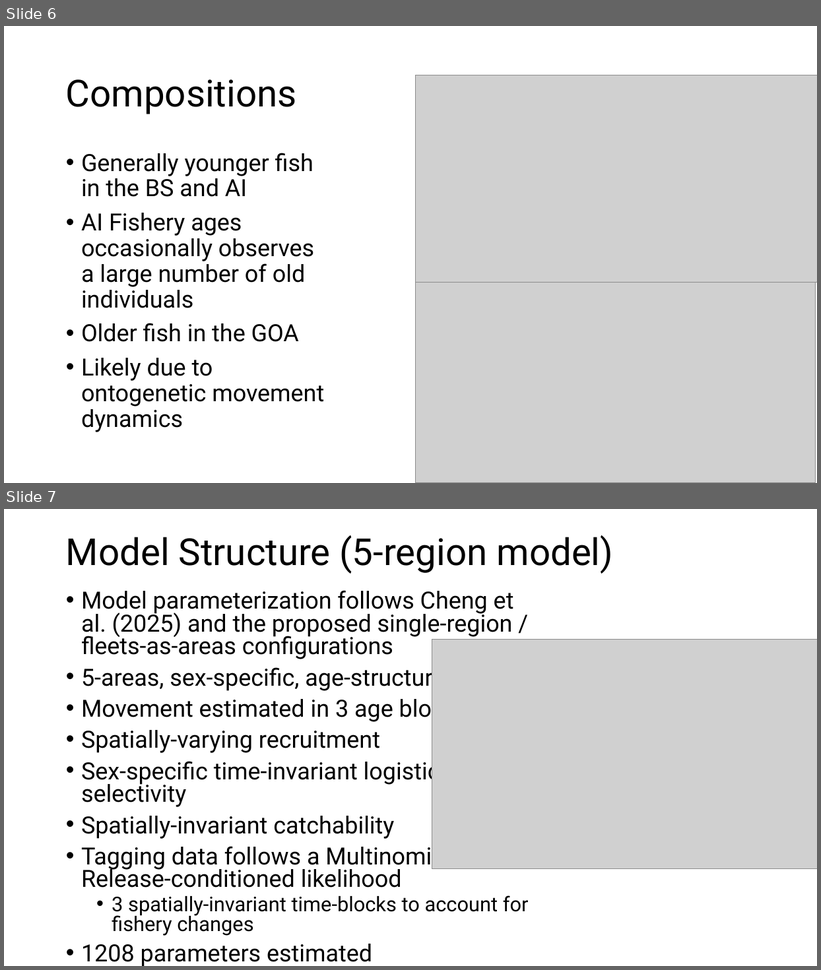
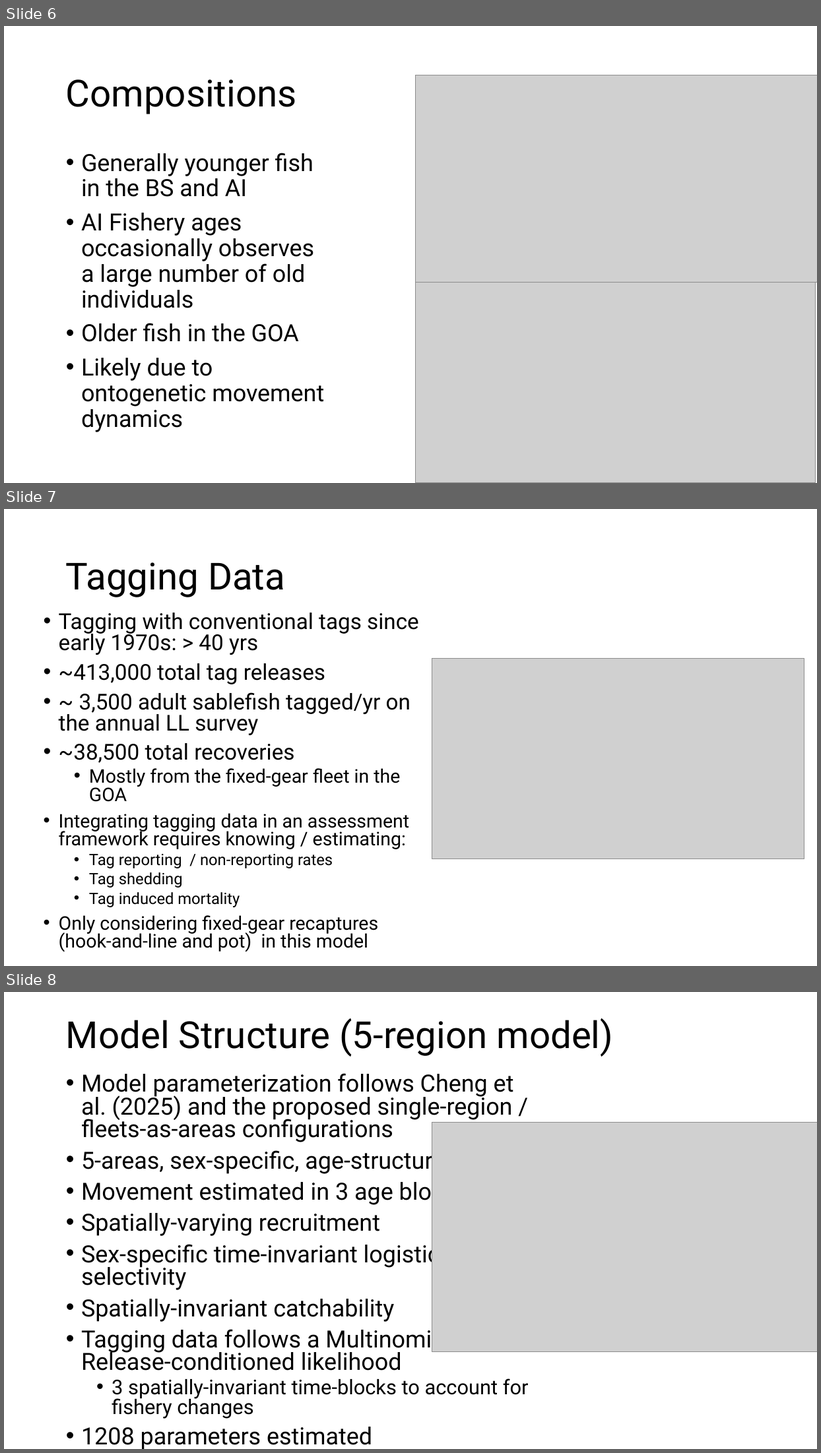
Before and after one commit to dgoethel-noaa/2026_Sablefish_CIE, a slide deck: Presentations/10. spatial_stock_assessment.pptx. Shown one above the other, each under a label of ours: slides 6 and 7 before the commit, slides 6, 7 and 8 after it. The pictures are 821x970 and 821x1453 pixels, drawn with LibreOffice and Linux fonts; fonts in the diff are those of the drawing; grey boxes stand for pictures. Boxes give left, top, right and bottom in pixels: in the first picture for what was removed or moved away, otherwise in the second. Text is boxed around its words. In the diff, an @@ line names an element or a change of style, - is before the commit and + after.

```diff
--- a/Presentations/10. spatial_stock_assessment.pptx
+++ b/Presentations/10. spatial_stock_assessment.pptx
@@ slide 7 added at bbox=[4, 509, 817, 966], background #FFFFFF @@
@@ title added at bbox=[66, 562, 285, 597], 44 pt, text #000000 @@
+Tagging Data
@@ text added at bbox=[59, 613, 419, 953], 22.2 pt, text #000000 @@
+• Tagging with conventional tags since early 1970s: > 40 yrs
+• ~413,000 total tag releases
+• ~ 3,500 adult sablefish tagged/yr on the annual LL survey
+• ~38,500 total recoveries
+  • Mostly from the fixed-gear fleet in the GOA
+• Integrating tagging data in an assessment framework requires knowing / estimating:
+  • Tag reporting / non-reporting rates
+  • Tag shedding
+  • Tag induced mortality
+• Only considering fixed-gear recaptures (hook-and-line and pot) in this model
@@ picture added at bbox=[432, 658, 805, 859] @@
@@ what was slide 7 is now slide 8 @@
```
